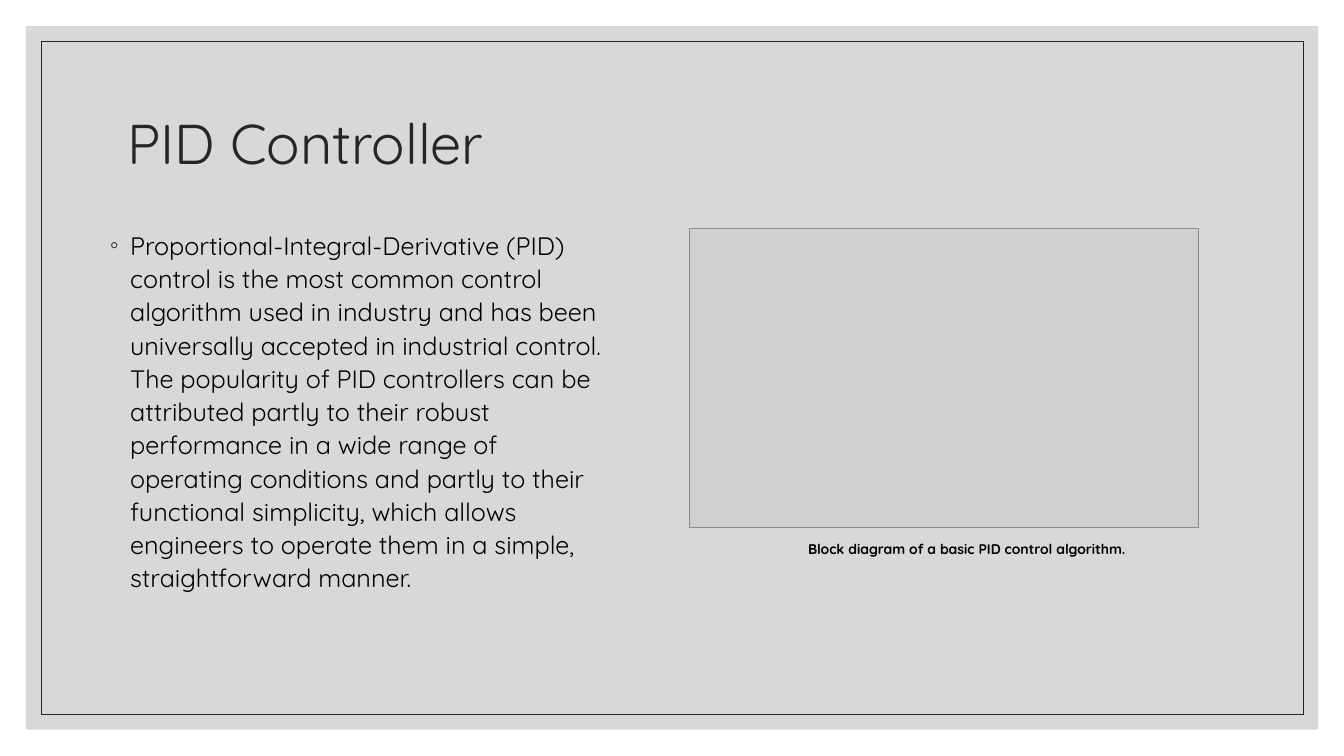
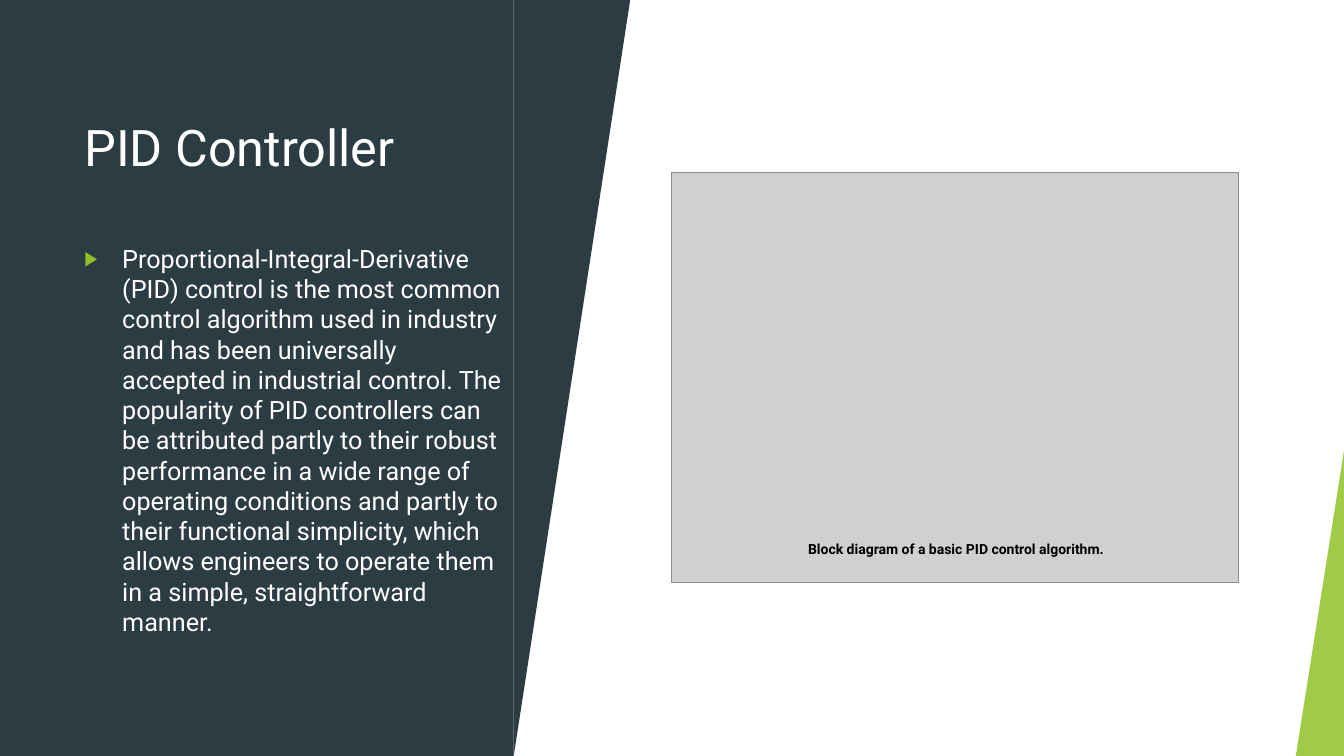
Before and after one commit to kunalgaurav18/FuzzyLogic, a slide deck: slide 2 of Intelligent Systems.pptx. Drawn at 1344x756 pixels with LibreOffice and Linux fonts; fonts in the diff are those of the drawing; grey boxes stand for pictures. Boxes give left, top, right and bottom in pixels: in the first picture for what was removed or moved away, otherwise in the second. Text is boxed around its words. In the diff, an @@ line names an element or a change of style, - is before the commit and + after.

```diff
--- a/Intelligent Systems.pptx
+++ b/Intelligent Systems.pptx
@@ rectangle added at (0, 0, 1344, 756), fill #FFFFFF @@
@@ rectangle added at (0, 0, 514, 756), fill #2C3C43 @@
@@ rectangle removed at (26, 26, 1319, 730) @@
@@ triangle added at (514, 0, 631, 756), fill #2C3C43 @@
@@ rectangle removed at (41, 41, 1304, 715) @@
@@ title "PID Controller": place and size @@
-title "PID Controller" at (128, 122, 483, 165)
+title "PID Controller" at (84, 128, 394, 167)
@@ title "PID Controller" at (84, 128, 394, 167): size 40 to 36 pt, font Quicksand to Roboto, text colour #262626 to #FFFFFF; line spacing 0.9 to 1 @@
@@ picture: place and size @@
-picture at (690, 229, 1199, 528)
+picture at (673, 172, 1239, 582)
@@ text "Proportional-Integral-Derivative (PID) control is the ...": place and size @@
-text "Proportional-Integral-Derivative (PID) control is the ..." at (130, 236, 601, 592)
+text "Proportional-Integral-Derivative (PID) control is the ..." at (122, 249, 501, 607)
@@ text "Proportional-Integral-Derivative (PID) control is the ..." at (122, 249, 501, 607): font Quicksand to Roboto, text colour #000000 to #FFFFFF; bullet ◦ to ▶; line spacing 1.1 to 1; more space between paragraphs; bullet colour #262626 to #90C226 @@
@@ group added at (0, 0, 1344, 756): 5 freeform shapes, 3 triangles @@
@@ group added at (0, 0, 1344, 756): 5 freeform shapes, 3 triangles, 2 lines @@
@@ triangle added at (1297, 443, 1344, 756), fill #90C226 at 85% opacity @@
@@ text "Block diagram of a basic ..." at (808, 543, 1104, 557): font Quicksand to Roboto @@
```
Also in this commit, not shown: 8 other slides changed, 6 slides added, 4 slides removed, 4 other files.
